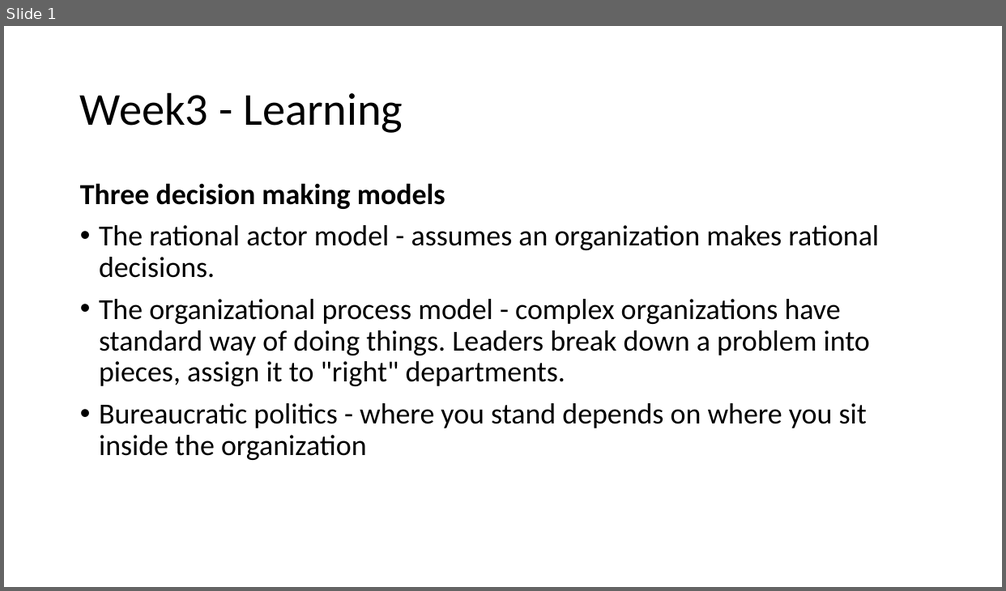
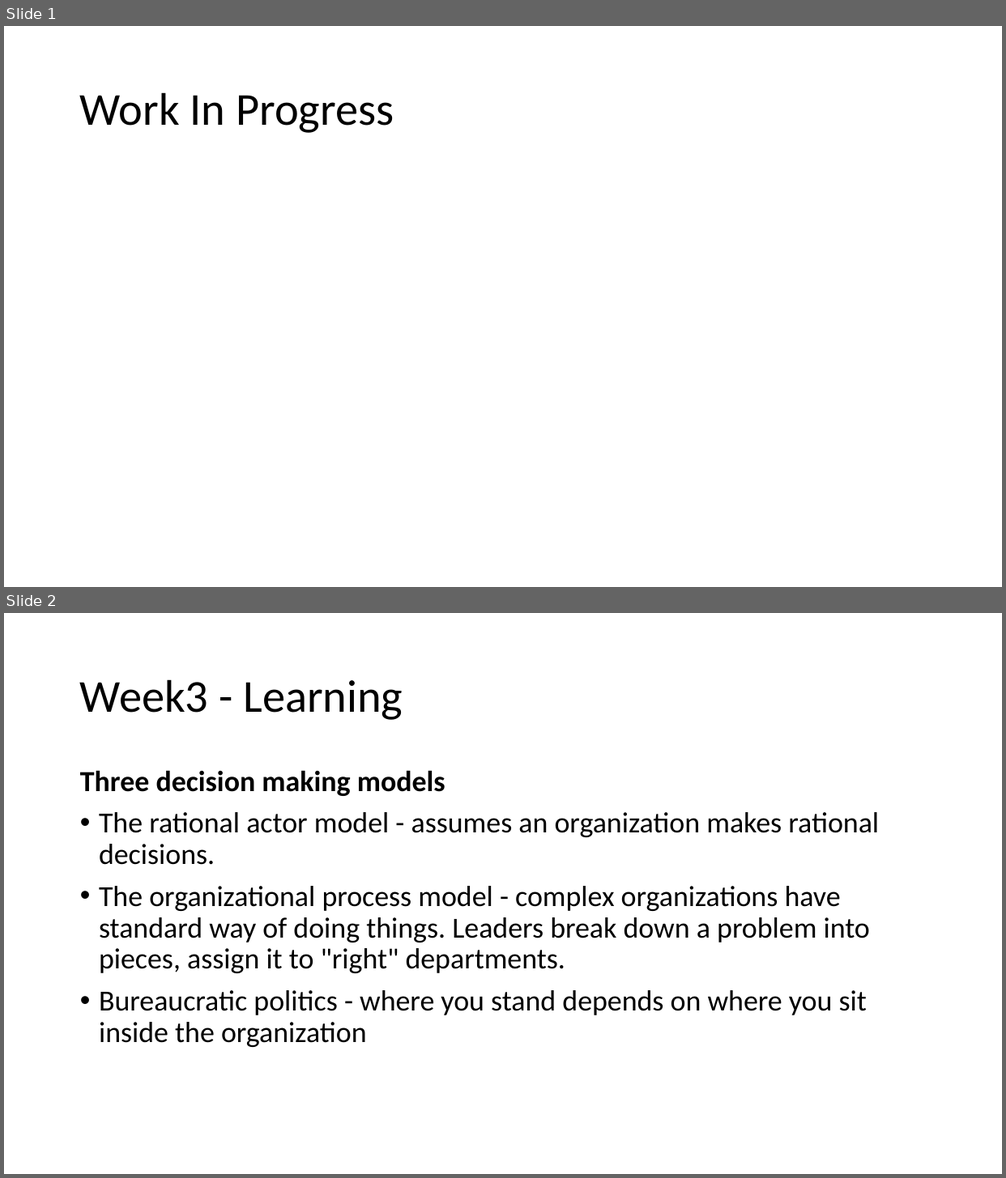
Before and after one commit to K-AlfredIwasaki/study_notes, a slide deck: SUMMARY/W201 RDADA.pptx. Shown one above the other, each under a label of ours: slide 1 before the commit, slides 1 and 2 after it. The pictures are 1006x591 and 1006x1178 pixels, drawn with LibreOffice and Linux fonts; fonts in the diff are those of the drawing. Boxes give left, top, right and bottom in pixels: in the first picture for what was removed or moved away, otherwise in the second. Text is boxed around its words. In the diff, an @@ line names an element or a change of style, - is before the commit and + after.

```diff
--- a/SUMMARY/W201 RDADA.pptx
+++ b/SUMMARY/W201 RDADA.pptx
@@ slide 1 added at (4, 26, 1002, 587), background #FFFFFF @@
@@ title added at (80, 92, 394, 133), 44 pt, text #000000 @@
+Work In Progress
@@ what was slide 1 is now slide 2 @@
```
Also in this commit, not shown: 33 other files.
